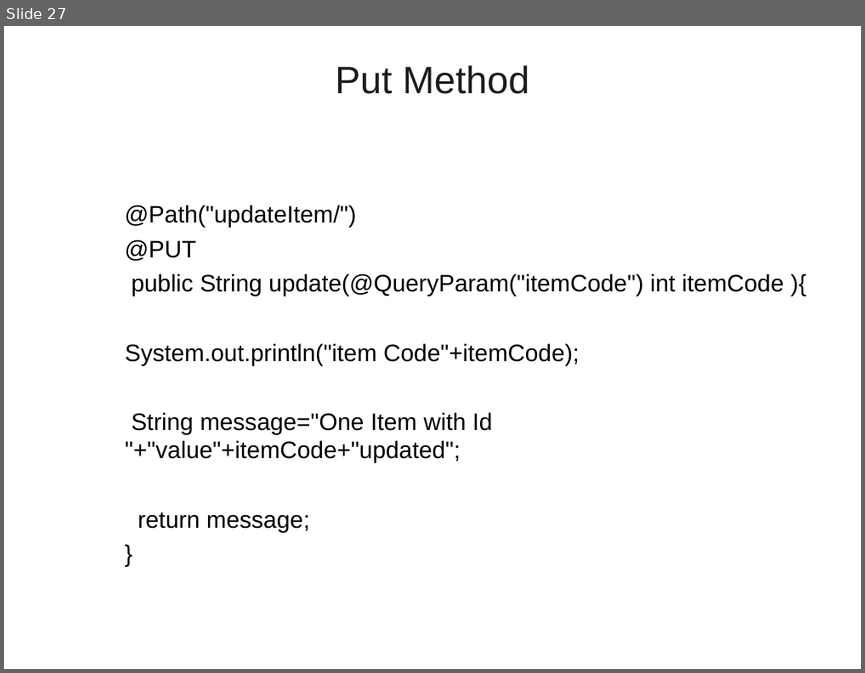
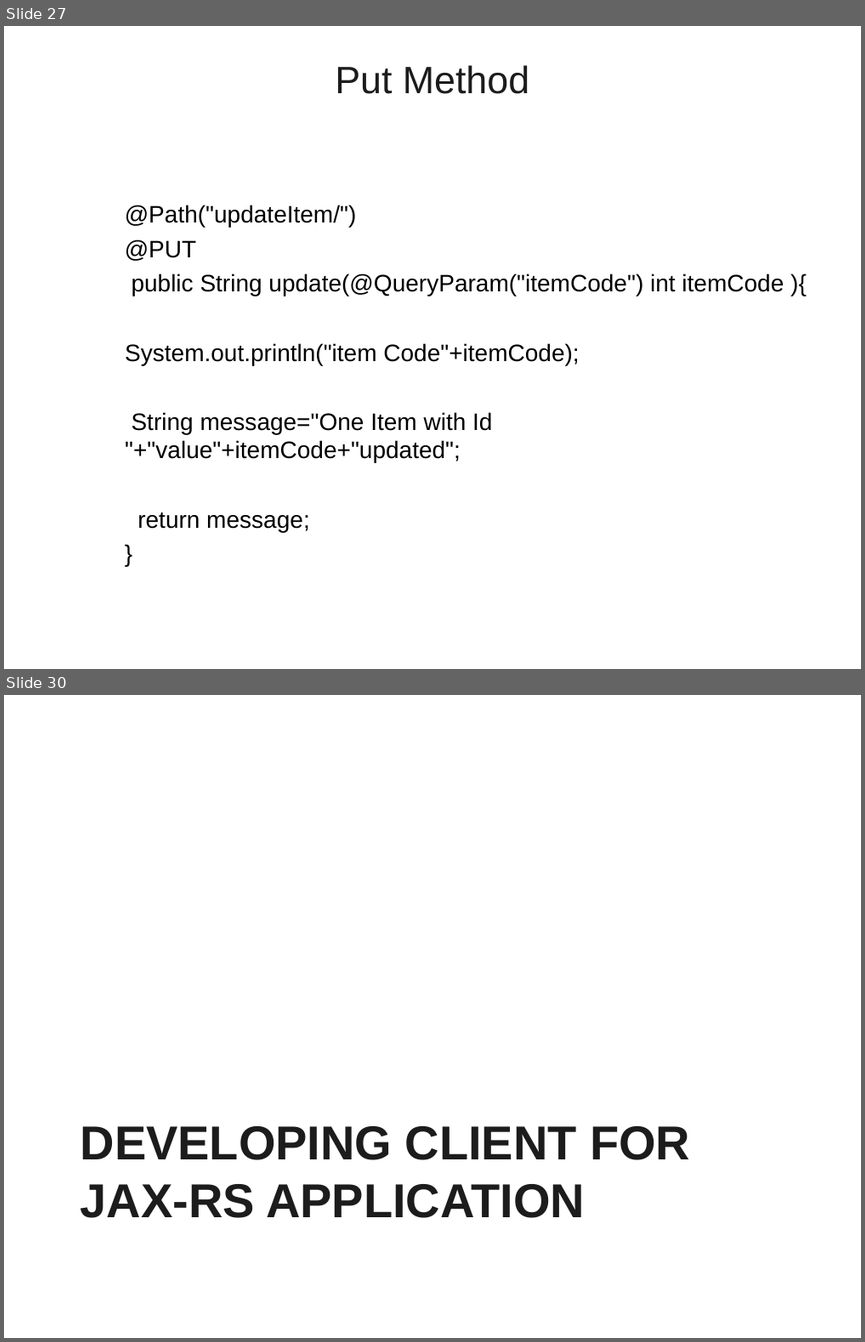
Before and after one commit to vatsanTraining/tieto_2022, a slide deck: Rest_WebService.ppt. Shown one above the other, each under a label of ours: slide 27 before the commit, slides 27 and 30 after it; the slides between them are not shown. The pictures are 865x673 and 865x1342 pixels, drawn with LibreOffice and Linux fonts; fonts in the diff are those of the drawing; background and template pictures are left out. Boxes give left, top, right and bottom in pixels: in the first picture for what was removed or moved away, otherwise in the second. Text is boxed around its words. In the diff, an @@ line names an element or a change of style, - is before the commit and + after.

```diff
--- a/Rest_WebService.ppt
+++ b/Rest_WebService.ppt
@@ slide 30 added at [4, 695, 861, 1338], background picture (left out) @@
@@ title added at [80, 1126, 690, 1218], 40 pt, text #1C1C1C, bold @@
+DEVELOPING CLIENT FOR JAX-RS APPLICATION
```
Also in this commit, not shown: 32 other slides added.
